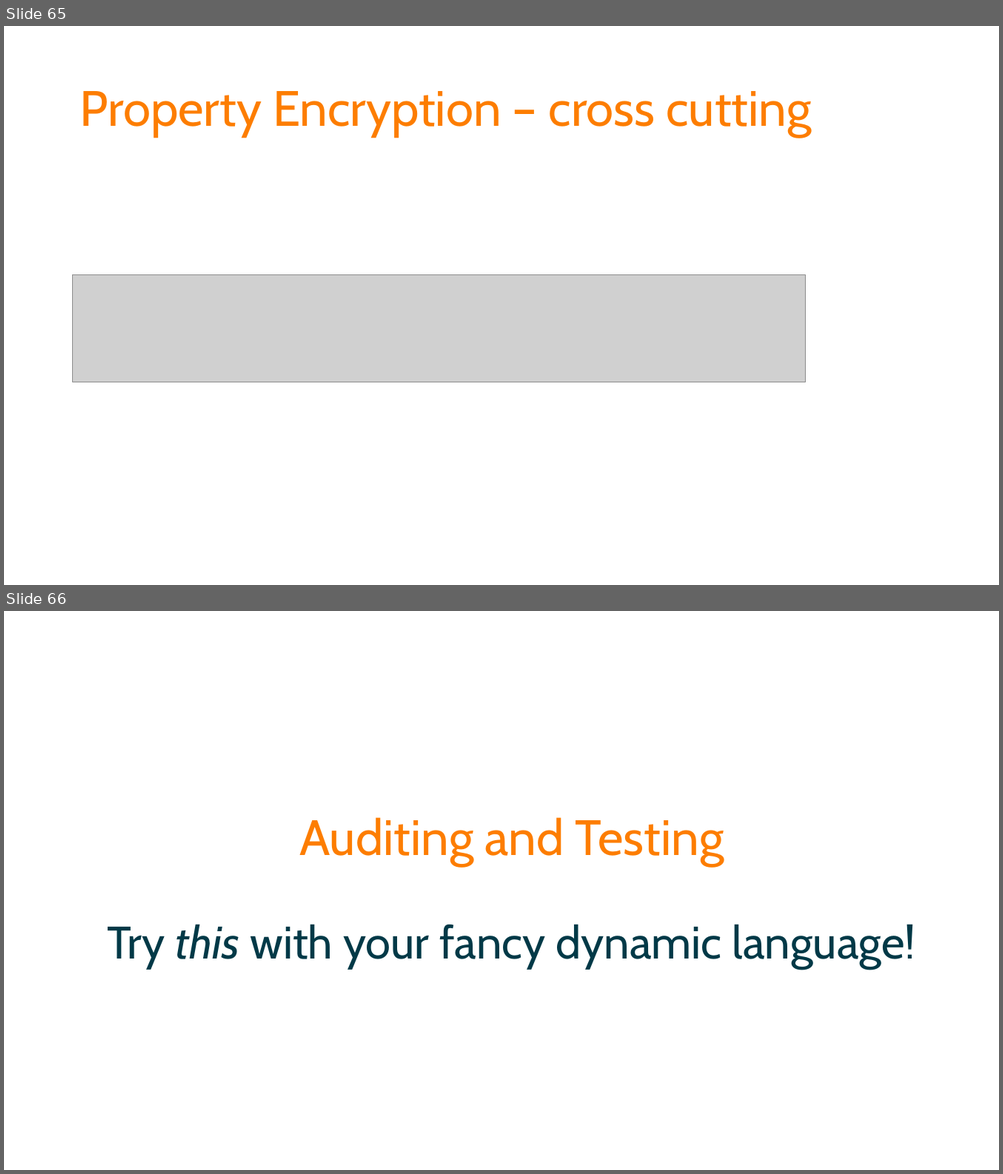
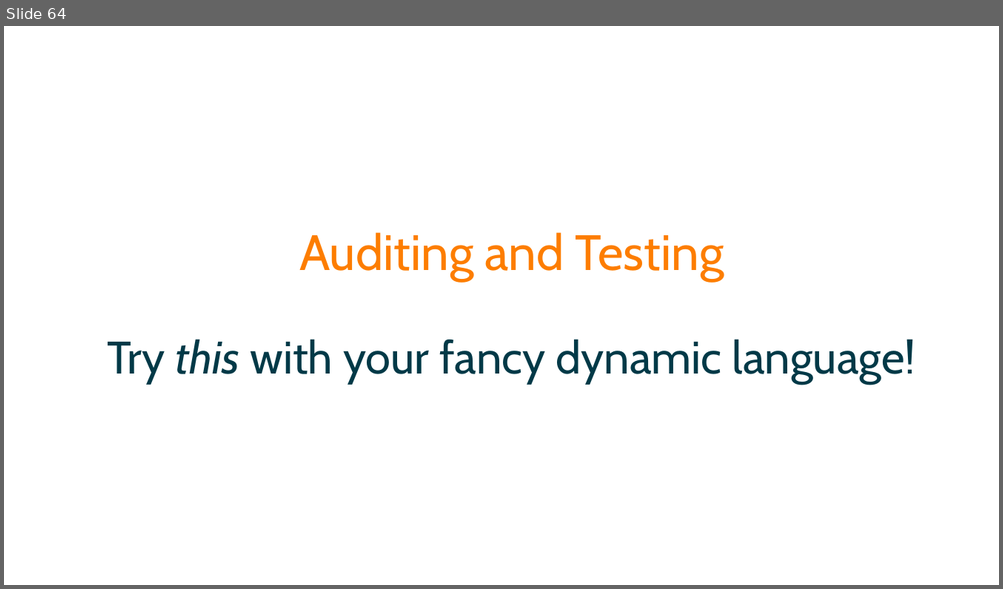
Before and after one commit to spetryjohnson/Talk---Dont-Write-Secure-Code-Design-Secure-Systems, a slide deck: Secure Systems - CodeMash 2017.pptx. Shown one above the other, each under a label of ours: slides 65 and 66 before the commit, slide 64 after it. The pictures are 1003x1174 and 1003x589 pixels, drawn with LibreOffice and Linux fonts; fonts in the diff are those of the drawing; grey boxes stand for pictures. Boxes give left, top, right and bottom in pixels: in the first picture for what was removed or moved away, otherwise in the second. Text is boxed around its words. In the diff, an @@ line names an element or a change of style, - is before the commit and + after.

```diff
--- a/Secure Systems - CodeMash 2017.pptx
+++ b/Secure Systems - CodeMash 2017.pptx
@@ slide 65 removed at [4,26,999,585], background #FFFFFF @@
@@ title removed at [79,91,811,137] @@
-Property Encryption – cross cutting
@@ picture removed at [73,275,805,382] @@
@@ what was slide 66 is now slide 64 @@
```
Also in this commit, not shown: 1 slide changed, 1 other slide removed, 2 other files.
